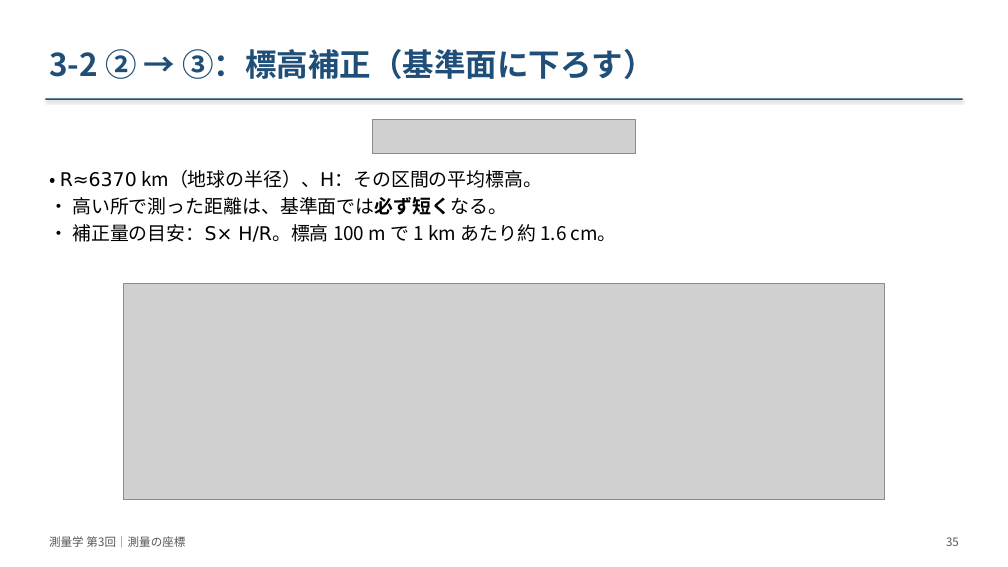
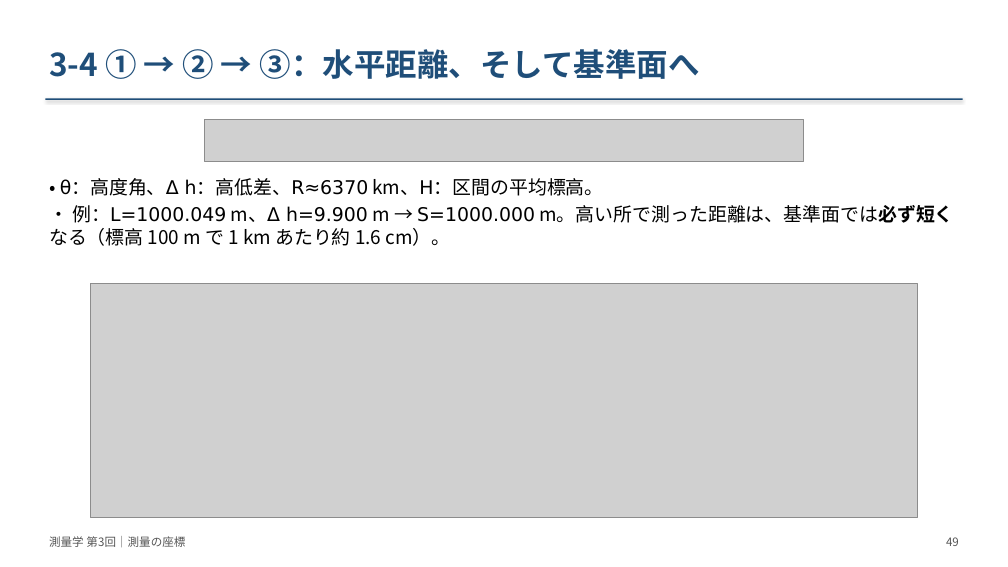
Before and after one commit to NN3210/Lecture, a slide deck: slide 49 of Surveying/materials/slides/第03回_測量の座標/slides.pptx (slide 35 before the commit). Drawn at 1008x567 pixels with LibreOffice and Linux fonts; fonts in the diff are those of the drawing; grey boxes stand for pictures. Boxes give left, top, right and bottom in pixels: in the first picture for what was removed or moved away, otherwise in the second. Text is boxed around its words. In the diff, an @@ line names an element or a change of style, - is before the commit and + after.

```diff
--- a/Surveying/materials/slides/第03回_測量の座標/slides.pptx
+++ b/Surveying/materials/slides/第03回_測量の座標/slides.pptx
@@ text at [49, 49, 700, 79]: text changed @@
-3-2 ② → ③：標高補正（基準面に下ろす）
+3-4 ① → ② → ③：水平距離、そして基準面へ
@@ picture: place and size @@
-picture at [372, 119, 635, 154]
+picture at [204, 119, 804, 162]
@@ text at [49, 178, 953, 246]: text changed @@
-• R≈6370 km（地球の半径）、H：その区間の平均標高。
-• 高い所で測った距離は、基準面では必ず短くなる。
-• 補正量の目安：S× H/R。標高 100 m で 1 km あたり約 1.6 cm。
+• θ：高度角、Δ h：高低差、R≈6370 km、H：区間の平均標高。
+• 例：L=1000.049 m、Δ h=9.900 m → S=1000.000 m。高い所で測った距離は、基準面では必ず短くなる（標高 100 m で 1 km あたり約 1.6 cm）。
@@ picture: place and size @@
-picture at [124, 284, 885, 499]
+picture at [90, 284, 917, 518]
@@ text at [946, 537, 959, 546]: text changed @@
-35
+49
```
Also in this commit, not shown: 49 other slides changed, 15 slides added, 3 slides removed, 39 other files.
